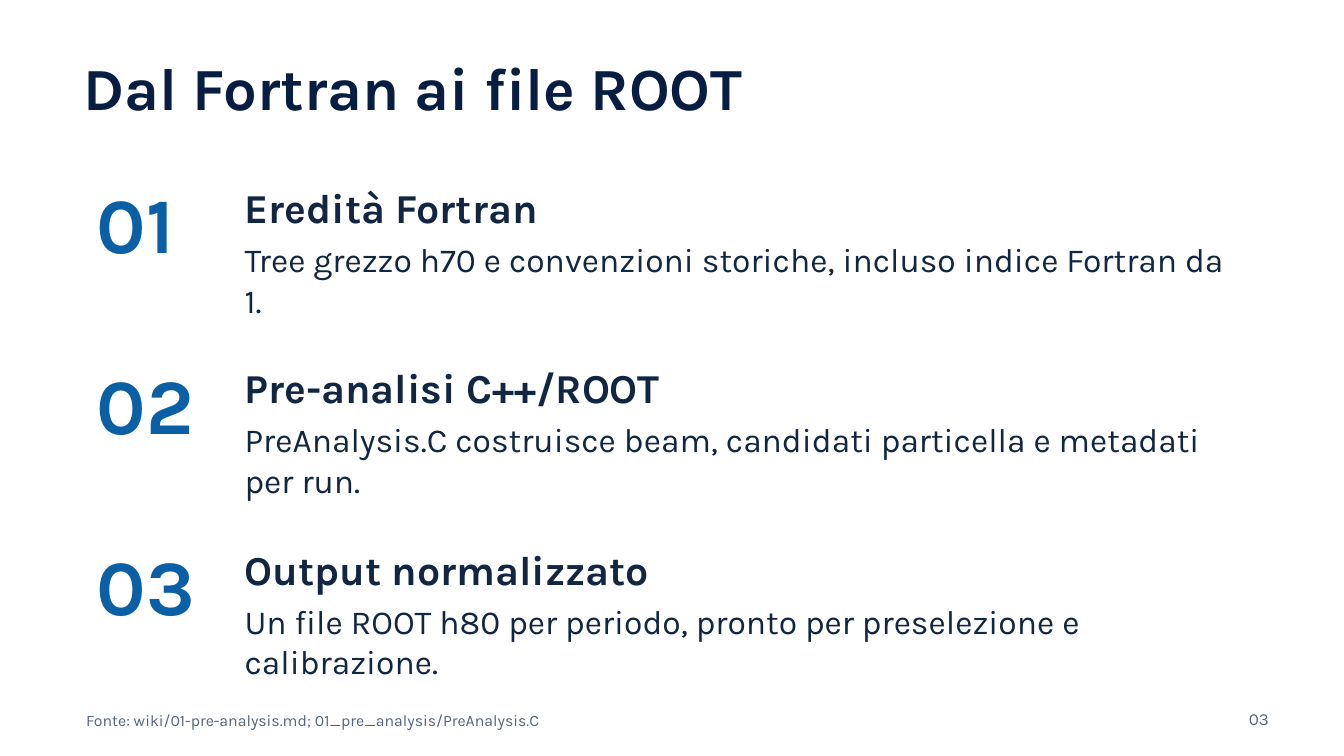
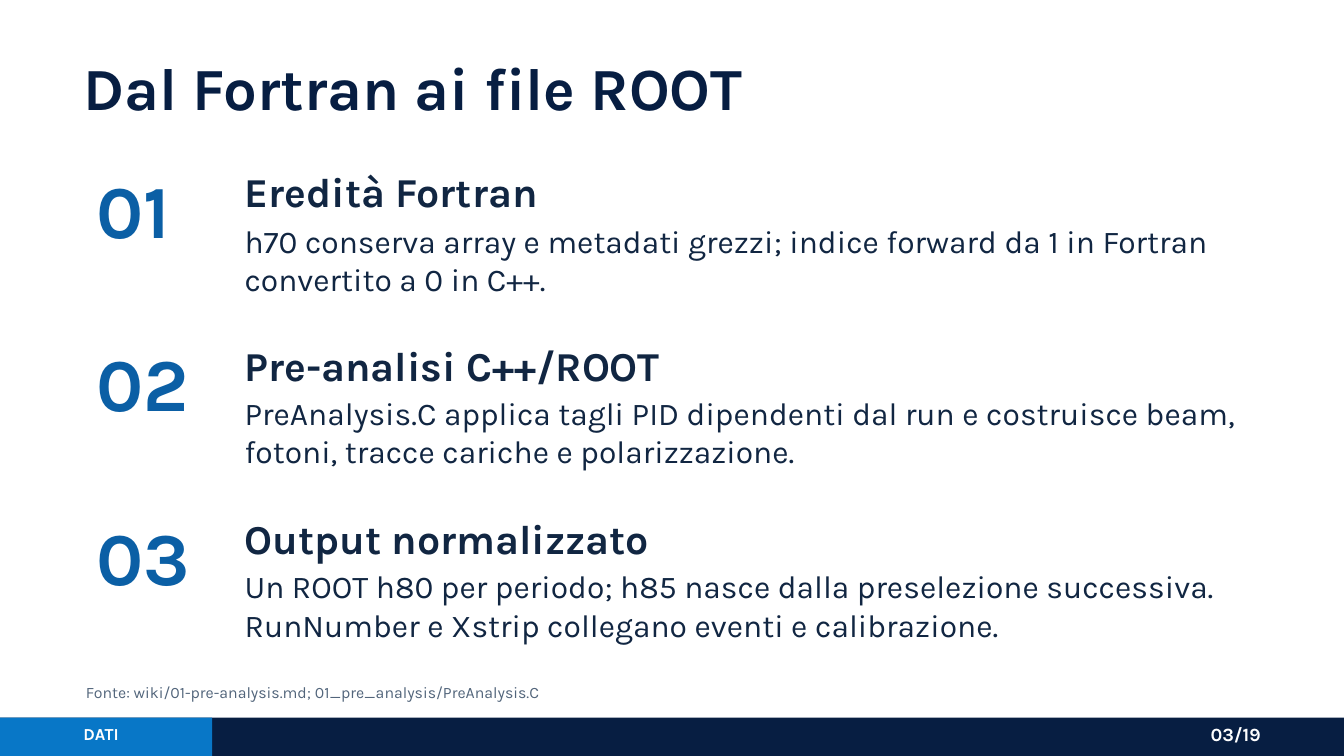
Before and after one commit to AntoninoFulci/GRAAL_Analysis, a slide deck: slide 3 of presentations/graal_analysis_framework_asimmetrie.pptx. Drawn at 1344x756 pixels with LibreOffice and Linux fonts; fonts in the diff are those of the drawing. Boxes give left, top, right and bottom in pixels: in the first picture for what was removed or moved away, otherwise in the second. Text is boxed around its words. In the diff, an @@ line names an element or a change of style, - is before the commit and + after.

Commit message:
docs: refine GRAAL presentation layout

```diff
--- a/presentations/graal_analysis_framework_asimmetrie.pptx
+++ b/presentations/graal_analysis_framework_asimmetrie.pptx
@@ text "01": place and size @@
-text "01" at [97,201,174,254]
+text "01" at [97,188,171,239]
@@ text "Eredità Fortran": place and size @@
-text "Eredità Fortran" at [245,190,538,224]
+text "Eredità Fortran" at [245,174,538,208]
@@ text at [245,231,1208,292]: text changed; size 18 to 17 pt @@
-Tree grezzo h70 e convenzioni storiche, incluso indice Fortran da 1.
+h70 conserva array e metadati grezzi; indice forward da 1 in Fortran
+convertito a 0 in C++.
@@ text "02": place and size @@
-text "02" at [97,382,194,435]
+text "02" at [97,361,189,412]
@@ text "Pre-analisi C++/ROOT": place and size @@
-text "Pre-analisi C++/ROOT" at [245,372,659,407]
+text "Pre-analisi C++/ROOT" at [245,350,659,385]
@@ text at [245,403,1235,471]: text changed; size 18 to 17 pt @@
-PreAnalysis.C costruisce beam, candidati particella e metadati per run.
+PreAnalysis.C applica tagli PID dipendenti dal run e costruisce beam,
+fotoni, tracce cariche e polarizzazione.
@@ size 42 to 40 pt in 3 elements at [97,188,171,239], [97,361,189,412], [97,535,191,586] @@
@@ text "03": place and size @@
-text "03" at [97,563,195,616]
+text "03" at [97,535,191,586]
@@ text "Output normalizzato": place and size @@
-text "Output normalizzato" at [245,555,650,595]
+text "Output normalizzato" at [245,524,650,564]
@@ text at [245,576,1213,644]: text changed; size 18 to 17 pt @@
-Un file ROOT h80 per periodo, pronto per preselezione e calibrazione.
+Un ROOT h80 per periodo; h85 nasce dalla preselezione successiva.
+RunNumber e Xstrip collegano eventi e calibrazione.
@@ text "Fonte: wiki/01-pre-analysis.md; 01_pre_analysis/PreAnalysis. ...": place and size @@
-text "Fonte: wiki/01-pre-analysis.md; 01_pre_analysis/PreAnalysis. ..." at [86,714,539,730]
+text "Fonte: wiki/01-pre-analysis.md; 01_pre_analysis/PreAnalysis. ..." at [86,686,539,702]
@@ rectangle added at [0,718,1344,755], fill #071E42 @@
@@ rectangle added at [0,718,212,755], fill #0877C7 @@
@@ text added at [83,729,118,740], 9 pt, text #FFFFFF, bold @@
+DATI
@@ text at [1211,727,1261,743]: text changed; size 9 to 10 pt; text colour #52657B to #FFFFFF; bold on @@
-03
+03/19
```
Also in this commit, not shown: 15 other slides changed, 3 slides added, 3 slides removed, 2 other files.
